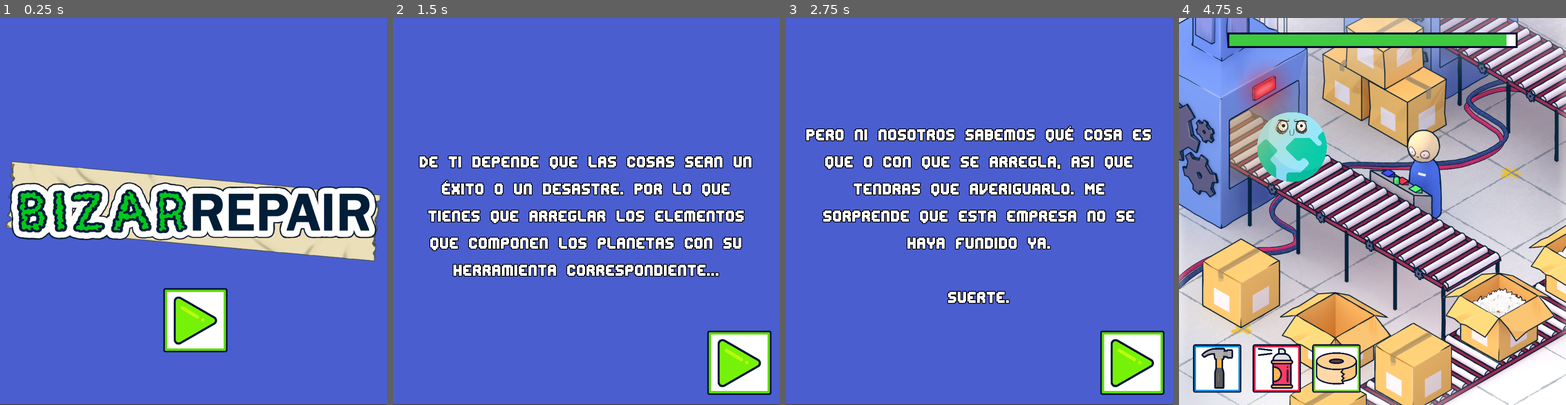
Above: before the commit, frames 1-4 (left to right).
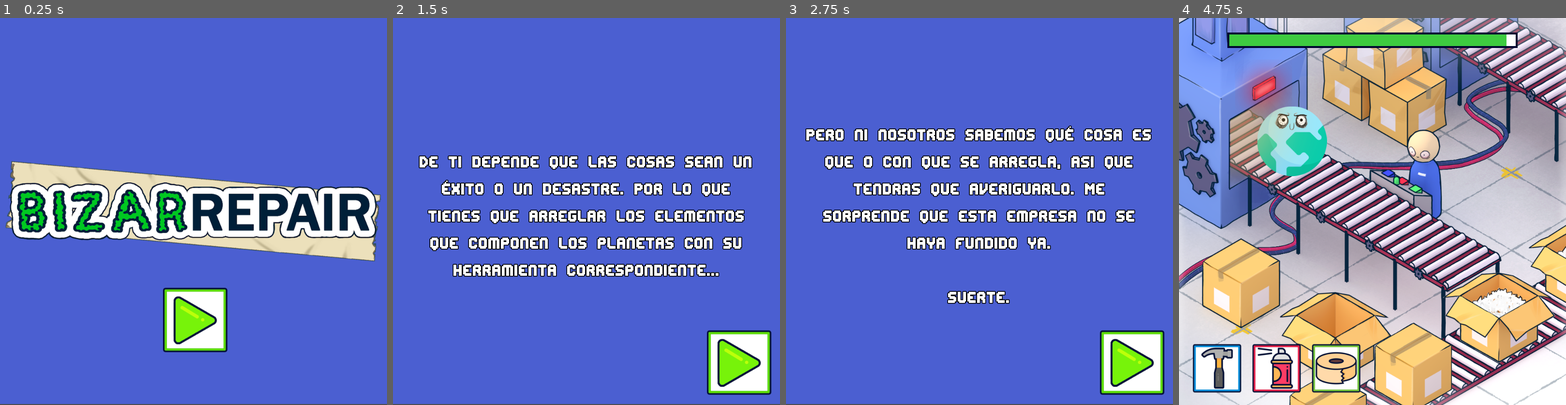
Above: after the commit, the same moments.

Repository: JLCareglio/Godot_Game_BizarRepair
Game: Godot game, scene res://Scenes/Introduccion.tscn
The game is run twice, just before and just after one commit, with the same random seed, the same clock (stepped at 60 frames per second) and the same inputs. Video files are missing from this copy of the repository; at most half a second of black plays in their place.
Inputs (mouse positions are in pixels of both pictures, inside the frame that each line leads up to):
- Up to frame 1 (0.25 s): no input
- Up to frame 2 (1.5 s): click (586, 319) at 0.5 s; click (737, 362) at 1.25 s
- Up to frame 3 (2.75 s): click (1130, 362) at 2 s
- Up to frame 4 (4.75 s): click (1523, 362) at 2.75 s; click (1217, 366) at 3.5 s; click (1275, 366) at 4.25 s

The runs differ from the first frame. In frame 1, 0.4% of the frame differs, in the area x 42-59%, y 69-87%; in frame 2, 0.4%; in frame 3, 0.4%; in frame 4, 2.4%, in the area x 3-47%, y 22-97%.

Commit message:
Reduccion de Peso, compresion de sonidos y imagenes reescaladas

Diff:
--- a/Scenes/GameOver.tscn
+++ b/Scenes/GameOver.tscn
@@ -159,7 +159,6 @@
 margin_top = -165.0
 margin_right = -120.0
 margin_bottom = 35.0
-rect_scale = Vector2( 0.75, 0.75 )
 shortcut = SubResource( 2 )
 texture_normal = ExtResource( 10 )
 texture_pressed = ExtResource( 9 )
@@ -176,13 +175,14 @@
 margin_top = -165.0
 margin_right = 30.0
 margin_bottom = 35.0
-rect_scale = Vector2( 0.75, 0.75 )
 shortcut = SubResource( 2 )
 texture_normal = ExtResource( 1 )
 texture_pressed = ExtResource( 8 )
 __meta__ = {
 "_edit_use_anchors_": false
 }
+
+[node name="Node" type="Node" parent="CanvasLayer/ButtonMenu"]
 
 [node name="txt_titulo_final" type="Label" parent="CanvasLayer"]
 anchor_right = 1.0
--- a/Scenes/Introduccion.tscn
+++ b/Scenes/Introduccion.tscn
@@ -2,28 +2,28 @@
 
 [ext_resource path="res://Video Presentacion.ogv" type="VideoStream" id=1]
 [ext_resource path="res://Scripts/Introduccion.gd" type="Script" id=2]
+[ext_resource path="res://Sounds/Music/Music Title.ogg" type="AudioStream" id=3]
 [ext_resource path="res://Sprites/bizarrepair_text.png" type="Texture" id=4]
-[ext_resource path="res://Sounds/Buttons/Start 02.wav" type="AudioStream" id=5]
 [ext_resource path="res://Sprites/botones/boton_play2.png" type="Texture" id=6]
 [ext_resource path="res://Sprites/botones/boton_play1.png" type="Texture" id=7]
 
-[sub_resource type="Theme" id=2]
-
-[sub_resource type="InputEventAction" id=3]
+[sub_resource type="Theme" id=1]
+
+[sub_resource type="InputEventAction" id=2]
 action = "ui_accept"
 
-[sub_resource type="ShortCut" id=4]
-shortcut = SubResource( 3 )
-
-[sub_resource type="DynamicFontData" id=5]
+[sub_resource type="ShortCut" id=3]
+shortcut = SubResource( 2 )
+
+[sub_resource type="DynamicFontData" id=4]
 font_path = "res://Fonts/edit-undo/editundo.ttf"
 
-[sub_resource type="DynamicFont" id=6]
+[sub_resource type="DynamicFont" id=5]
 size = 50
 outline_size = 2
 outline_color = Color( 0, 0, 0, 1 )
 extra_spacing_top = 22
-font_data = SubResource( 5 )
+font_data = SubResource( 4 )
 
 [node name="Introduccion" type="Control"]
 anchor_right = 1.0
@@ -59,7 +59,7 @@
 
 [node name="AudioStreamPlayer2D" type="AudioStreamPlayer2D" parent="."]
 position = Vector2( 296, 632 )
-stream = ExtResource( 5 )
+stream = ExtResource( 3 )
 
 [node name="VideoPlayer" type="VideoPlayer" parent="."]
 anchor_right = 1.0
--- a/Scenes/Objeto.tscn
+++ b/Scenes/Objeto.tscn
@@ -39,7 +39,7 @@
 "times": PoolRealArray( 0, 0.3 ),
 "transitions": PoolRealArray( 1, 1 ),
 "update": 0,
-"values": [ Vector2( 0, 0 ), Vector2( 50, 80 ) ]
+"values": [ Vector2( 0, -90 ), Vector2( 60, 50 ) ]
 }
 tracks/1/type = "value"
 tracks/1/path = NodePath("Sprite:rotation_degrees")
@@ -63,7 +63,7 @@
 "times": PoolRealArray( 0, 0.3 ),
 "transitions": PoolRealArray( 1, 1 ),
 "update": 0,
-"values": [ Vector2( 0.3, 0.3 ), Vector2( 0.2, 0.2 ) ]
+"values": [ Vector2( 1, 1 ), Vector2( 0.7, 0.7 ) ]
 }
 
 [node name="Objeto" type="KinematicBody2D" groups=[
@@ -87,9 +87,8 @@
 animation = "Cloud"
 
 [node name="Sprite" type="Sprite" parent="."]
-scale = Vector2( 0.3, 0.3 )
+position = Vector2( 0, -90 )
 texture = ExtResource( 2 )
-offset = Vector2( 0, -250 )
 
 [node name="EsperaEnPuntoB" type="Timer" parent="."]
 wait_time = 1.5
--- a/Scenes/Objetos/Objeto_Maltrato_Animal.tscn
+++ b/Scenes/Objetos/Objeto_Maltrato_Animal.tscn
@@ -14,5 +14,5 @@
 RMartillo_repara = false
 
 [node name="Sprite" parent="." index="1"]
-position = Vector2( 0, -14 )
+position = Vector2( 0, -84 )
 texture = ExtResource( 2 )
--- a/Scenes/Persistente.tscn
+++ b/Scenes/Persistente.tscn
@@ -1,6 +1,6 @@
 [gd_scene load_steps=4 format=2]
 
-[ext_resource path="res://Sounds/Music/Music Title.wav" type="AudioStream" id=1]
+[ext_resource path="res://Sounds/Music/Music Title.ogg" type="AudioStream" id=1]
 [ext_resource path="res://Sounds/Music/Bad End.ogg" type="AudioStream" id=2]
 [ext_resource path="res://Sounds/Music/Good End.ogg" type="AudioStream" id=3]
 
--- a/project.godot
+++ b/project.godot
@@ -36,4 +36,5 @@
 
 [rendering]
 
+quality/driver/driver_name="GLES2"
 environment/default_environment="res://default_env.tres"
Not shown, removed: .circleci/config.yml
Not shown: 7 places in Scenes/Introduccion.tscn that only renumber resources
Not shown, added: Sounds/Music/Music Title.ogg.import
Binary file removed: Sprites/Iconos de Reparadores/ReparadorAereosol.png
Not shown, removed: Sprites/Iconos de Reparadores/ReparadorAereosol.png.import
Binary file removed: Sprites/Iconos de Reparadores/ReparadorCinta.png
Not shown, removed: Sprites/Iconos de Reparadores/ReparadorCinta.png.import
Binary file removed: Sprites/Iconos de Reparadores/ReparadorHarryPotter.png
Not shown, removed: Sprites/Iconos de Reparadores/ReparadorHarryPotter.png.import
Binary file removed: Sprites/Iconos de Reparadores/ReparadorMartillo.png
Not shown, removed: Sprites/Iconos de Reparadores/ReparadorMartillo.png.import
Binary file changed: Sprites/Objetos/Contaminacion/Contaminacion Arreglado.png
(and 46 more such lines)
